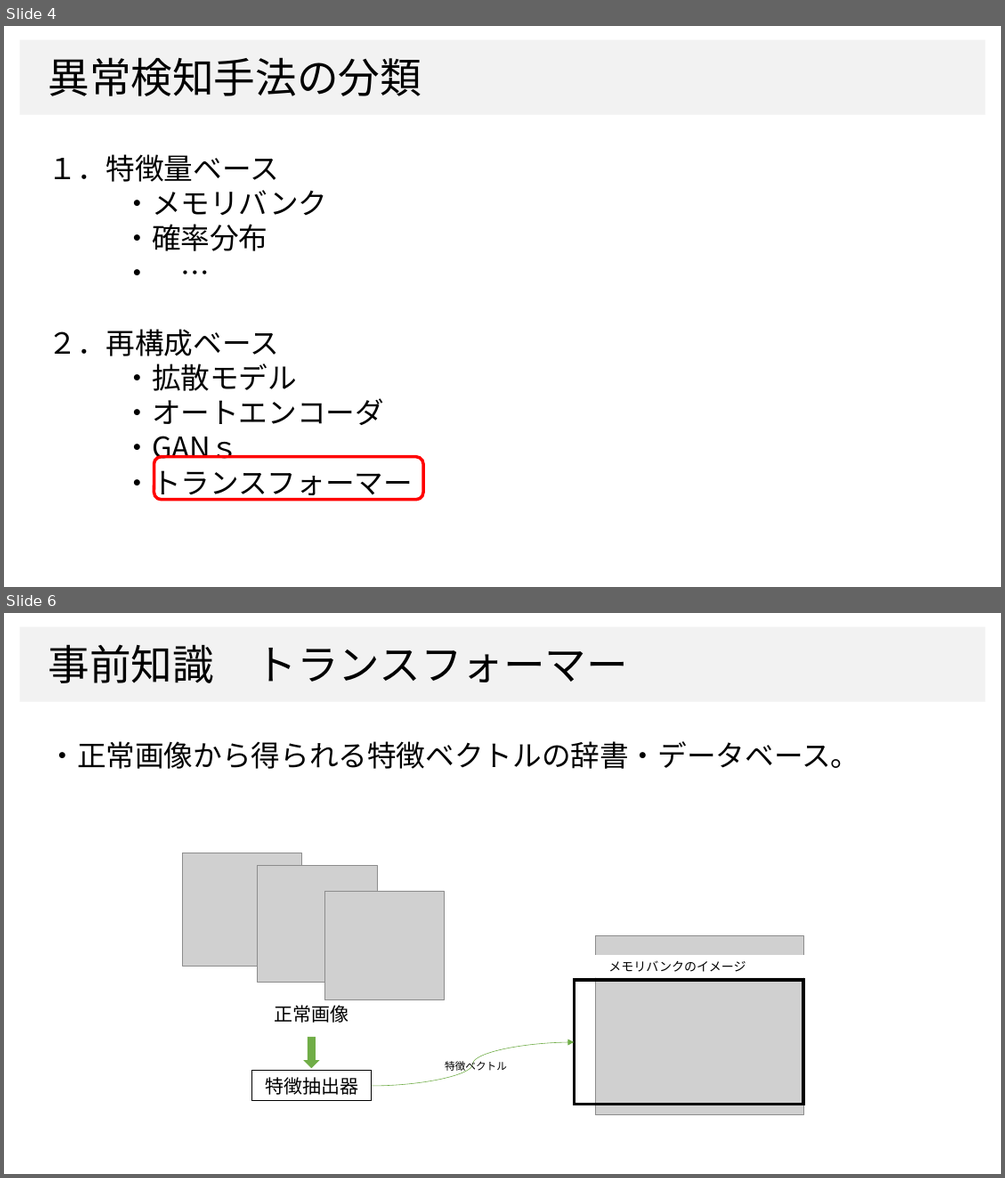
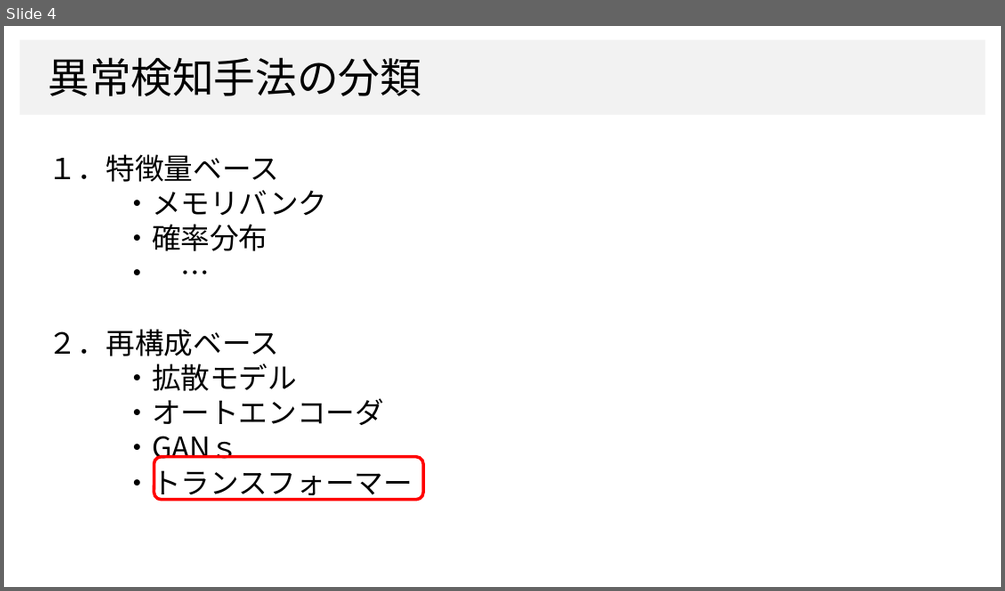
Before and after one commit to dhia-github/haselab-all, a slide deck: 20_発表資料/ゼミ資料/統一モデル_ゼミ資料２.pptx. Shown one above the other, each under a label of ours: slides 4 and 6 before the commit, slide 4 after it; the slides between them are not shown. The pictures are 1005x1178 and 1005x591 pixels, drawn with LibreOffice and Linux fonts; fonts in the diff are those of the drawing; grey boxes stand for pictures; background and template pictures are left out. Boxes give left, top, right and bottom in pixels: in the first picture for what was removed or moved away, otherwise in the second. Text is boxed around its words. In the diff, an @@ line names an element or a change of style, - is before the commit and + after.

```diff
--- a/20_発表資料/ゼミ資料/統一モデル_ゼミ資料２.pptx
+++ b/20_発表資料/ゼミ資料/統一モデル_ゼミ資料２.pptx
@@ slide 6 removed at <box>4,613,1001,1174</box>, background #FFFFFF; not listed: 1 template element that a slide beside it also shows @@
@@ text removed at <box>48,644,629,683</box> @@
-事前知識 トランスフォーマー
@@ text removed at <box>48,741,860,769</box> @@
-・正常画像から得られる特徴ベクトルの辞書・データベース。
@@ picture removed at <box>182,853,301,966</box> @@
@@ picture removed at <box>258,866,377,982</box> @@
@@ picture removed at <box>324,891,445,999</box> @@
@@ rectangle removed at <box>545,955,809,977</box> @@
-メモリバンクのイメージ
@@ picture removed at <box>596,935,803,1115</box> @@
@@ rectangle removed at <box>574,981,803,1104</box> @@
@@ text removed at <box>274,1005,348,1022</box> @@
-正常画像
@@ down arrow removed at <box>305,1037,319,1067</box> @@
@@ curved arrow removed from (372, 1086) to (574, 1042) @@
@@ text removed at <box>445,1059,507,1073</box> @@
-特徴ベクトル
@@ rectangle removed at <box>251,1070,372,1101</box> @@
-特徴抽出器
```
Also in this commit, not shown: 6 slides changed, 6 slides added, 7 other slides removed.
